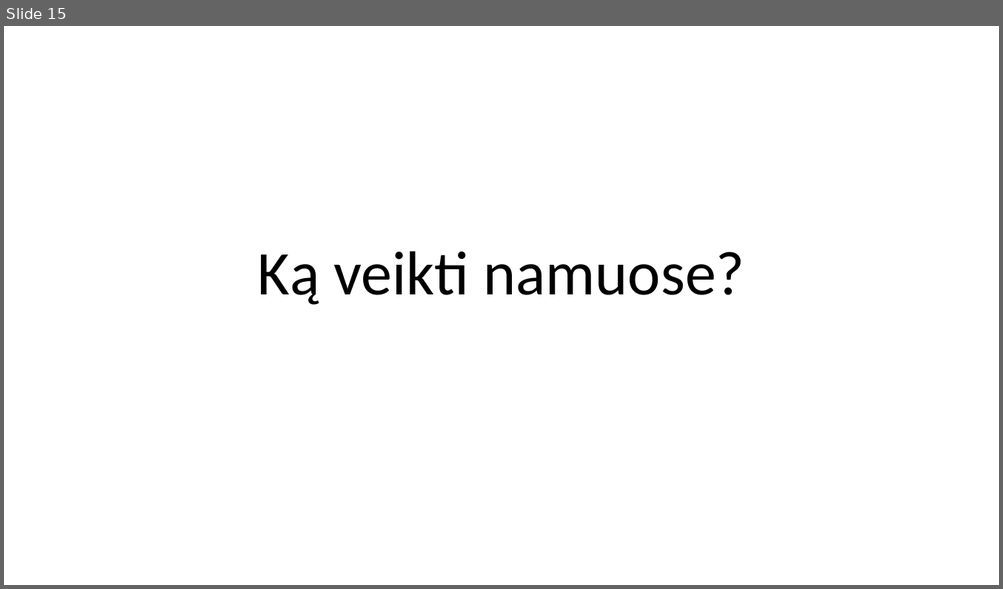
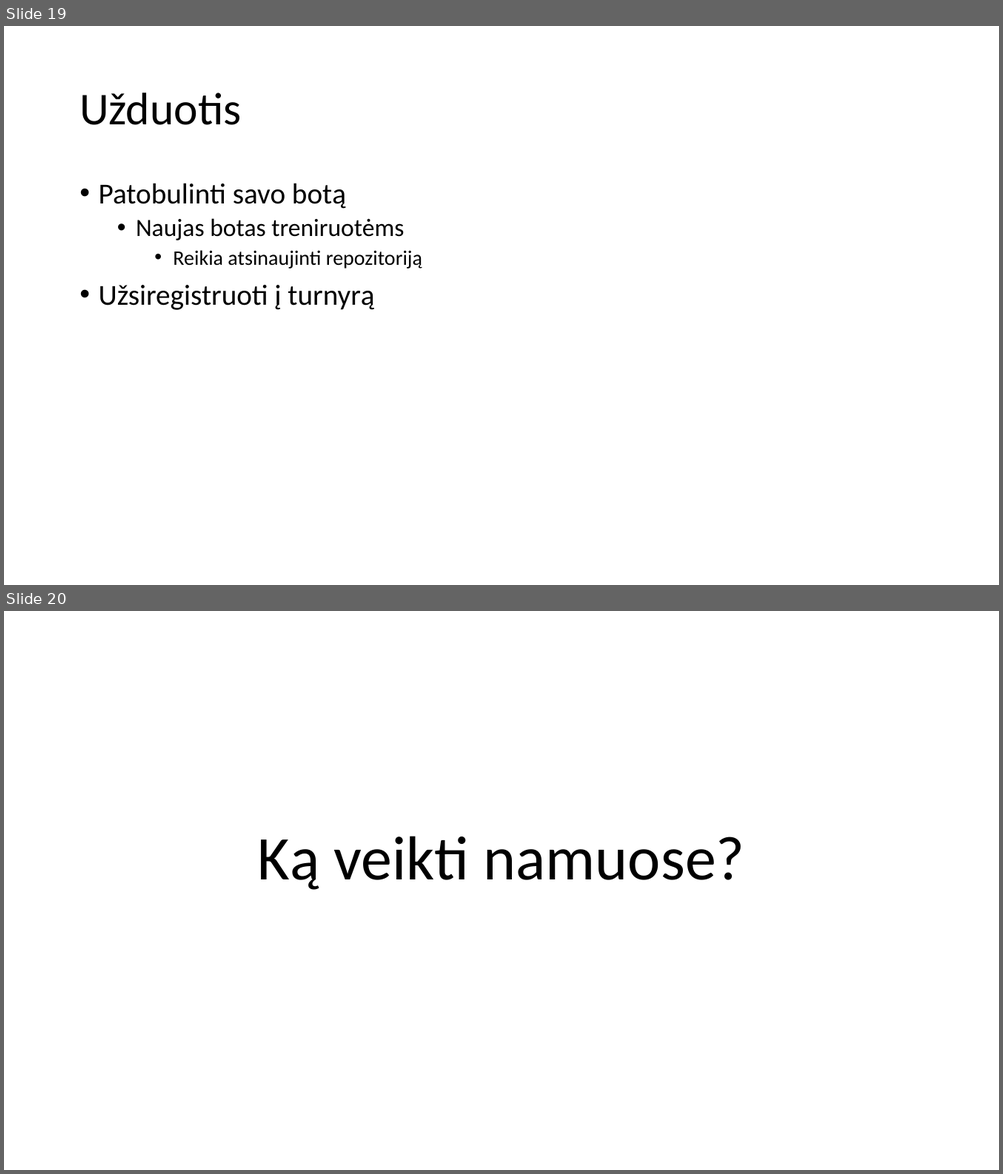
Before and after one commit to susnyrut/Pamokos, a slide deck: 10_pamoka_12_13/10pamoka.pptx. Shown one above the other, each under a label of ours: slide 15 before the commit, slides 19 and 20 after it. The pictures are 1003x589 and 1003x1174 pixels, drawn with LibreOffice and Linux fonts; fonts in the diff are those of the drawing. Boxes give left, top, right and bottom in pixels: in the first picture for what was removed or moved away, otherwise in the second. Text is boxed around its words. In the diff, an @@ line names an element or a change of style, - is before the commit and + after.

```diff
--- a/10_pamoka_12_13/10pamoka.pptx
+++ b/10_pamoka_12_13/10pamoka.pptx
@@ slide 19 added at [4,26,999,585], background #FFFFFF @@
@@ title added at [79,93,241,125], 44 pt, text #000000 @@
+Užduotis
@@ text added at [99,183,422,310], 28 pt, text #000000 @@
+• Patobulinti savo botą
+  • Naujas botas treniruotėms
+    • Reikia atsinaujinti repozitoriją
+• Užsiregistruoti į turnyrą
@@ what was slide 15 is now slide 20 @@
```
Also in this commit, not shown: 4 other slides added, 1 other file.
